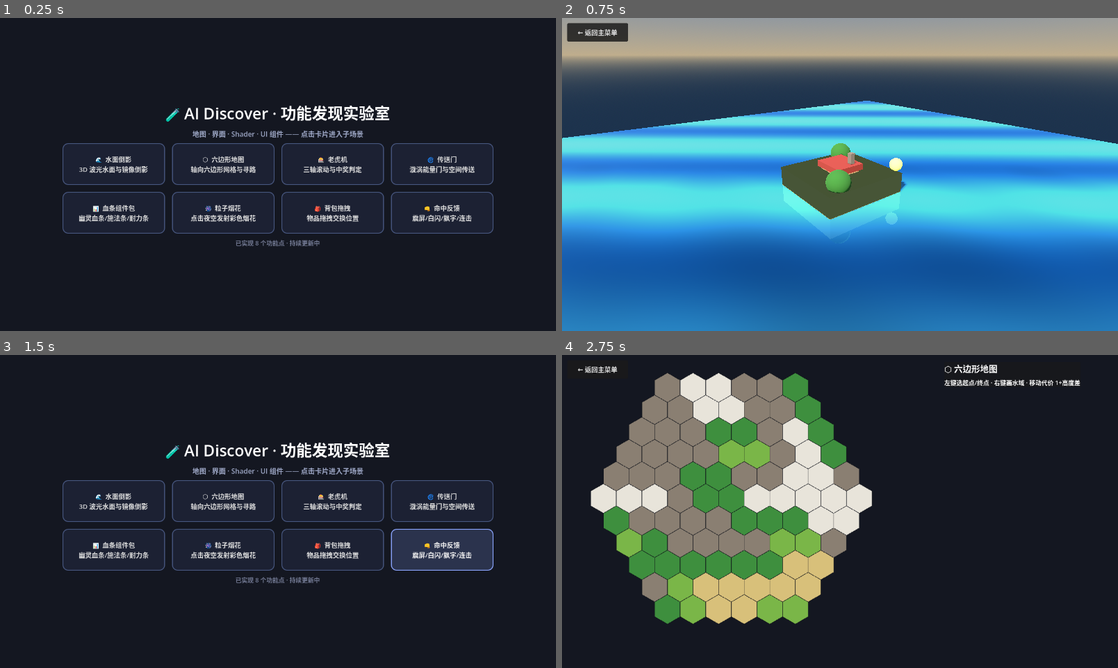
Above: before the commit, frames 1-4 (two rows, left to right).
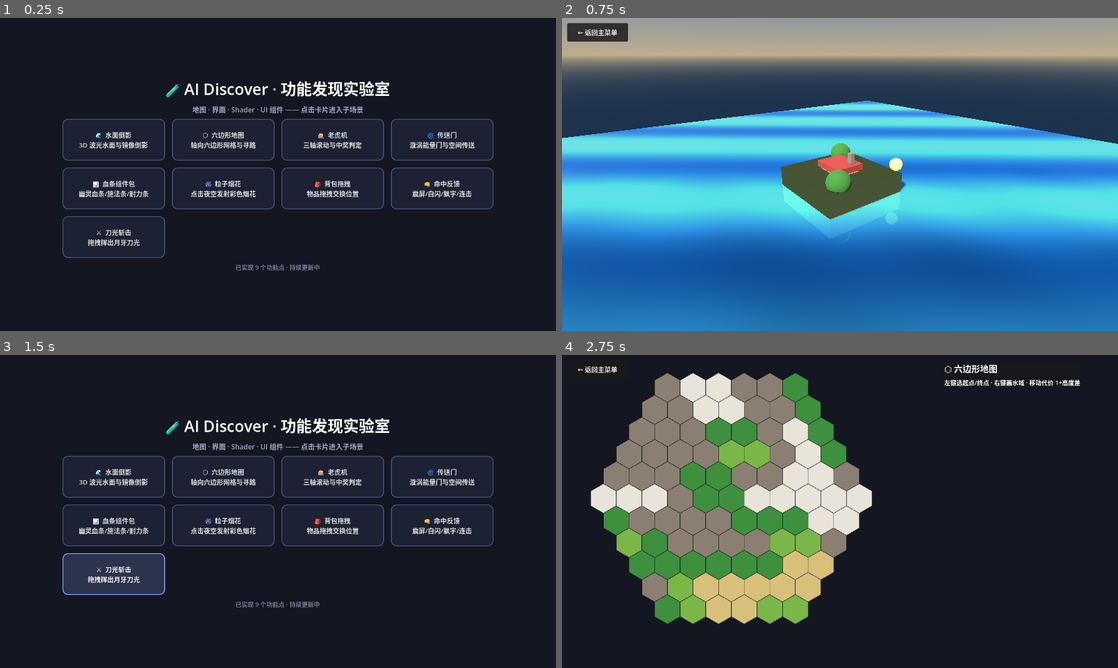
Above: after the commit, the same moments.

Repository: richardkiwilee/pyFramework
Game: Godot game, scene res://scenes/menu.tscn
Same seed, same stepped clock (60 frames per second), same inputs: the game is played once before the commit and once after it.
Inputs:
- Up to frame 1 (0.25 s): no input
- Up to frame 2 (0.75 s): click "🌊 水面倒影 3D 波光水面与镜像倒影" at 0.5 s
- Up to frame 3 (1.5 s): click "← 返回主菜单" at 1.25 s
- Up to frame 4 (2.75 s): click "⬡ 六边形地图 轴向六边形网格与寻路" at 2 s

The runs differ from the first frame. In frame 1, 8.7% of the frame differs, in the area x 11-89%, y 20-81%; in frame 2, nothing differs; in frame 3, 12%; in frame 4, nothing differs.

Commit message:
ai-discover: 功能9 刀光斩击——屏幕空间月牙shader+拖拽挥砍
Co-Authored-By: Claude <noreply@anthropic.com>

Diff:
--- /dev/null
+++ b/ai-discover/features/slash/slash.gd
@@ -0,0 +1,92 @@
+extends Node2D
+## =============================================================================
+## 刀光斩击 —— 按住拖拽挥出月牙刀光（2D shader）
+## =============================================================================
+## 按住左键拖拽 → 松开瞬间沿拖拽方向生成一道月牙斩击：
+##   · 几何：以起点为中心的薄弧带（Polygon2D 条带网格，纯作裁剪形状）；
+##   · 着色：slash.gdshader 按【屏幕坐标】计算梯度——内缘白热核心、
+##     外缘主题色、月牙两端渐隐、沿弧能量条纹（不依赖多边形 UV）；
+##   · 生命周期：0.3 秒淡出后自动释放，可连续挥砍叠加。
+## =============================================================================
+
+const SlashShader = preload("res://features/slash/slash.gdshader")
+
+const VIEW_SIZE := Vector2(1280, 720)
+
+const PALETTE: Array[Color] = [
+	Color(0.55, 0.85, 1.0),   # 冰蓝
+	Color(1.0, 0.75, 0.25),   # 金黄
+	Color(1.0, 0.40, 0.35),   # 赤红
+	Color(0.75, 0.50, 1.0),   # 紫电
+]
+
+var _drag_start := Vector2.ZERO
+var _dragging := false
+
+
+func _ready() -> void:
+	queue_redraw()
+
+
+## 背景：道场地板线条
+func _draw() -> void:
+	var c := Color(0.25, 0.28, 0.38, 0.5)
+	for i in 12:
+		var y := 60.0 + i * 56.0
+		draw_line(Vector2(40, y), Vector2(1240, y), c, 1.5)
+		var x := 60.0 + i * 108.0
+		draw_line(Vector2(x, 40), Vector2(x, 680), c, 1.5)
+	draw_rect(Rect2(0, 0, 1280, 720), Color(0.07, 0.08, 0.12), false)
+
+
+func _unhandled_input(event: InputEvent) -> void:
+	if event is InputEventMouseButton and event.button_index == MOUSE_BUTTON_LEFT:
+		if event.pressed:
+			_drag_start = event.position
+			_dragging = true
+		else:
+			if _dragging and event.position.distance_to(_drag_start) > 40.0:
+				_spawn_slash(_drag_start, event.position)
+			_dragging = false
+			get_viewport().set_input_as_handled()
+
+
+## 生成一道斩击（逻辑层，便于测试）
+func _spawn_slash(from: Vector2, to: Vector2) -> void:
+	var ang: float = (to - from).angle()
+	var dist := clampf(from.distance_to(to), 90.0, 300.0)
+	# 刃长 = 拖拽距离；薄弧带：半径 = 拖拽距离 ± 刀身半宽
+	var inner_r := dist - 24.0
+	var outer_r := dist + 24.0
+	var spread := 1.5          # 月牙张角（弧度）
+	var n := 24                # 每侧采样点数
+
+	# 条带多边形：内缘正向 + 外缘反向闭合（纯作裁剪形状）
+	var pts := PackedVector2Array()
+	for i in n + 1:
+		var f := float(i) / n
+		var a := ang + (f - 0.5) * spread
+		pts.append(from + Vector2.from_angle(a) * inner_r)
+	for i in n + 1:
+		var f := 1.0 - float(i) / n
+		var a := ang + (f - 0.5) * spread
+		pts.append(from + Vector2.from_angle(a) * outer_r)
+
+	var poly := Polygon2D.new()
+	poly.polygon = pts
+	var mat := ShaderMaterial.new()
+	mat.shader = SlashShader
+	mat.set_shader_parameter("slash_color", PALETTE[randi() % PALETTE.size()])
+	mat.set_shader_parameter("center", from)
+	mat.set_shader_parameter("ang", ang)
+	mat.set_shader_parameter("spread", spread)
+	mat.set_shader_parameter("inner_r", inner_r)
+	mat.set_shader_parameter("outer_r", outer_r)
+	mat.set_shader_parameter("view_size", VIEW_SIZE)
+	poly.material = mat
+	add_child(poly)
+
+	# 0.3 秒淡出后释放
+	var tw := create_tween()
+	tw.tween_property(poly, "modulate:a", 0.0, 0.3)
+	tw.tween_callback(poly.queue_free)
--- /dev/null
+++ b/ai-discover/features/slash/slash.gdshader
@@ -0,0 +1,34 @@
+shader_type canvas_item;
+// =============================================================================
+// 刀光 shader —— 月牙形斩击（基于屏幕坐标，不依赖多边形 UV）
+// 多边形只负责"裁剪形状"，颜色梯度在 shader 里按屏幕位置计算：
+//   r   = 像素到斩击圆心的距离 → 内缘白热核心、外缘主题色
+//   da  = 像素相对斩击方向的角度 → 月牙两端渐隐
+// =============================================================================
+
+uniform vec4 slash_color : source_color = vec4(0.55, 0.85, 1.0, 1.0);
+uniform vec2 center = vec2(640.0, 360.0);   // 斩击圆心（屏幕像素坐标）
+uniform float ang = 0.0;                    // 斩击方向（弧度）
+uniform float spread = 1.5;                 // 月牙张角
+uniform float inner_r = 100.0;              // 内半径（刀身内侧）
+uniform float outer_r = 140.0;              // 外半径（刃尖）
+uniform vec2 view_size = vec2(1280.0, 720.0);
+
+void fragment() {
+	vec2 p = SCREEN_UV * view_size - center;
+	float r = length(p);
+	float t = clamp((r - inner_r) / (outer_r - inner_r), 0.0, 1.0);
+	float a = atan(p.y, p.x);
+	// 角度差包绕到 -π..π（斩击方向可能跨 ±π 边界）
+	float da = mod(a - ang + 3.14159, 6.28318) - 3.14159;
+	float f = clamp((da + spread * 0.5) / spread, 0.0, 1.0);
+	// 月牙两端渐隐
+	float edge = smoothstep(0.0, 0.15, f) * (1.0 - smoothstep(0.85, 1.0, f));
+	// 内缘白热核心 → 外缘主题色
+	float core = smoothstep(0.5, 0.08, t);
+	vec3 col = mix(slash_color.rgb, vec3(1.0), core * 0.9);
+	// 沿弧线的能量条纹（噪声流动）
+	float n = fract(sin(dot(SCREEN_UV * vec2(460.0, 90.0) + TIME * 7.0, vec2(12.9, 78.2))) * 43758.5);
+	float streak = 0.7 + 0.45 * n;
+	COLOR = vec4(col * streak * 2.2, edge);
+}
--- /dev/null
+++ b/ai-discover/features/slash/slash.tscn
@@ -0,0 +1,17 @@
+[gd_scene load_steps=3 format=3]
+
+[ext_resource type="Script" path="res://features/slash/slash.gd" id="1_main"]
+[ext_resource type="PackedScene" path="res://scenes/back_button.tscn" id="2_back"]
+
+[node name="Slash" type="Node2D"]
+script = ExtResource("1_main")
+
+[node name="BackButton" parent="." instance=ExtResource("2_back")]
+
+[node name="HintLabel" type="Label" parent="."]
+offset_left = 16.0
+offset_top = 690.0
+offset_right = 900.0
+offset_bottom = 716.0
+theme_override_font_sizes/font_size = 15
+text = "⚔️ 按住左键拖拽 → 松开挥出月牙刀光（可连续挥砍）"
--- a/ai-discover/scripts/menu.gd
+++ b/ai-discover/scripts/menu.gd
@@ -18,6 +18,7 @@
 	{"icon": "🎆", "name": "粒子烟花", "desc": "点击夜空发射彩色烟花", "scene": "res://features/fireworks/fireworks.tscn"},
 	{"icon": "🎒", "name": "背包拖拽", "desc": "物品拖拽交换位置", "scene": "res://features/inventory/inventory.tscn"},
 	{"icon": "👊", "name": "命中反馈", "desc": "震屏/白闪/飘字/连击", "scene": "res://features/hit_feedback/hit_feedback.tscn"},
+	{"icon": "⚔️", "name": "刀光斩击", "desc": "拖拽挥出月牙刀光", "scene": "res://features/slash/slash.tscn"},
 ]
 
 @onready var grid: GridContainer = $CenterBox/VBox/Grid
